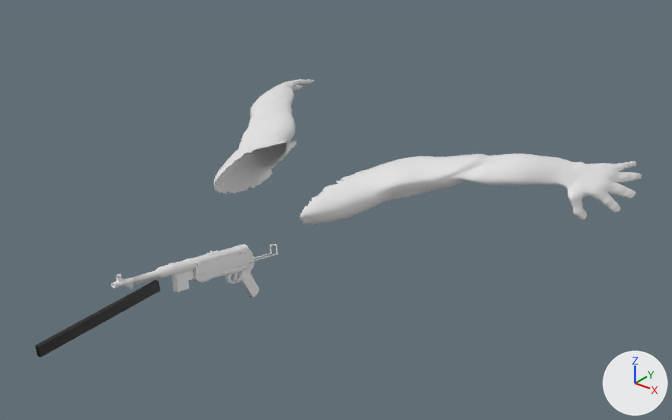
Renders of the FBX model Year3-Game/Assets/_Animations/FBX/MP40-Reload.fbx from each side of a commit.
Rendered twice from a 50 mm lens placed at (13.3, -15.91, 10.06), pointed at (-0.47, 1.3, -0.62). Lighting does not change. The marker at lower right points along +X, +Y and +Z. Where no turn or scale is listed for an object, it has been applied to the vertices.

The scene before the commit, as lines of its bpy script (objects in view):
```python
me_cylinder_001 = bpy.data.meshes.new('Cylinder.001')
me_cylinder_001.from_pydata(...)  # 50 vertices, 44 faces; spans x -0.07..0.07, y -2.45..0.66, z -0.18..0.14
me_cylinder_001.materials.append(mat_material_005)  # black #171717
me_cylinder_002 = bpy.data.meshes.new('Cylinder.002')
me_cylinder_002.from_pydata(...)  # 3162 vertices, 3214 faces; spans x -0.21..0.35, y -2.27..2.63, z -1.36..0.75
me_decimated_cartoon = bpy.data.meshes.new('Decimated Cartoon')
me_decimated_cartoon.from_pydata(...)  # 21617 vertices, 42982 faces; spans x -6.26..6.26, y -1.39..7.64, z -0.24..1.48
ob_cylinder_001 = bpy.data.objects.new('Cylinder.001', me_cylinder_001)
ob_cylinder_001.location = (-0.77, -5.21, -0.34)
ob_cylinder_002 = bpy.data.objects.new('Cylinder.002', me_cylinder_002)
ob_cylinder_002.location = (-0.85, -3.36, -0.47)
ob_decimated_cartoon = bpy.data.objects.new('Decimated Cartoon', me_decimated_cartoon)
ob_decimated_cartoon.location = (-0.77, 0.0, -0.31)
```
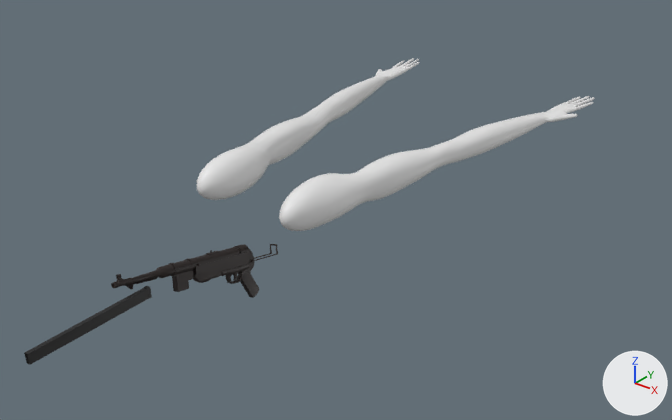
Commit message: Working on Reloads

The change, as JSON lines over the scene's bpy script:
```json
{"op": "add", "block": "mat_material_004", "code": ["mat_material_004 = principled_material('Material.004')", "mat_material_004.base_color = (0.014, 0.00743, 0.00611)  # black #1f1512"]}
{"op": "add", "block": "mat_default_001", "code": ["mat_default_001 = principled_material('default.001')", "mat_default_001.base_color = (0.8, 0.8, 0.8)  # white #e7e7e7"]}
{"block": "me_cylinder_002", "where": "me_cylinder_002.from_pydata(...)  # 3162 vertices, 3214 faces; spans x -0.21..0.35, y -2.27..2.63, z -1.36..0.75"}
{"op": "add", "block": "me_cylinder_002", "code": "me_cylinder_002.materials.append(mat_material_004)  # black #1f1512"}
{"op": "add", "block": "me_arms_001", "code": ["me_arms_001 = bpy.data.meshes.new('Arms.001')", "me_arms_001.from_pydata(...)  # 4706 vertices, 4702 faces; spans x -3.6..3.61, y -4.92..7.3, z -0.61..0.56", "me_arms_001.materials.append(mat_default_001)  # white #e7e7e7"]}
{"op": "set", "path": "ob_cylinder_001.location", "old": "(-0.77, -5.21, -0.34)", "new": "(-0.76, -5.47, -0.37)"}
{"op": "remove", "block": "ob_decimated_cartoon", "code": ["ob_decimated_cartoon = bpy.data.objects.new('Decimated Cartoon', me_decimated_cartoon)", "ob_decimated_cartoon.location = (-0.77, 0.0, -0.31)"]}
{"op": "add", "block": "ob_arms", "code": ["ob_arms = bpy.data.objects.new('Arms', me_arms_001)", "ob_arms.location = (-0.91, 3.11, 0.62)"]}
```

Pixel boxes [x1, y1, x2, y2] of what changed, in the pictures (672 x 420 px):
```json
{"object": "Decimated Cartoon", "change": "deleted", "before": [214, 79, 642, 225]}
{"object": "Arms", "change": "added", "after": [197, 58, 595, 231]}
{"object": "Cylinder.002", "change": "recoloured", "before": [111, 244, 278, 298], "after": [111, 244, 278, 298], "on screen": "white to black"}
{"object": "Cylinder.001", "change": "moved", "before": [35, 280, 160, 357], "after": [24, 286, 152, 365]}
```
